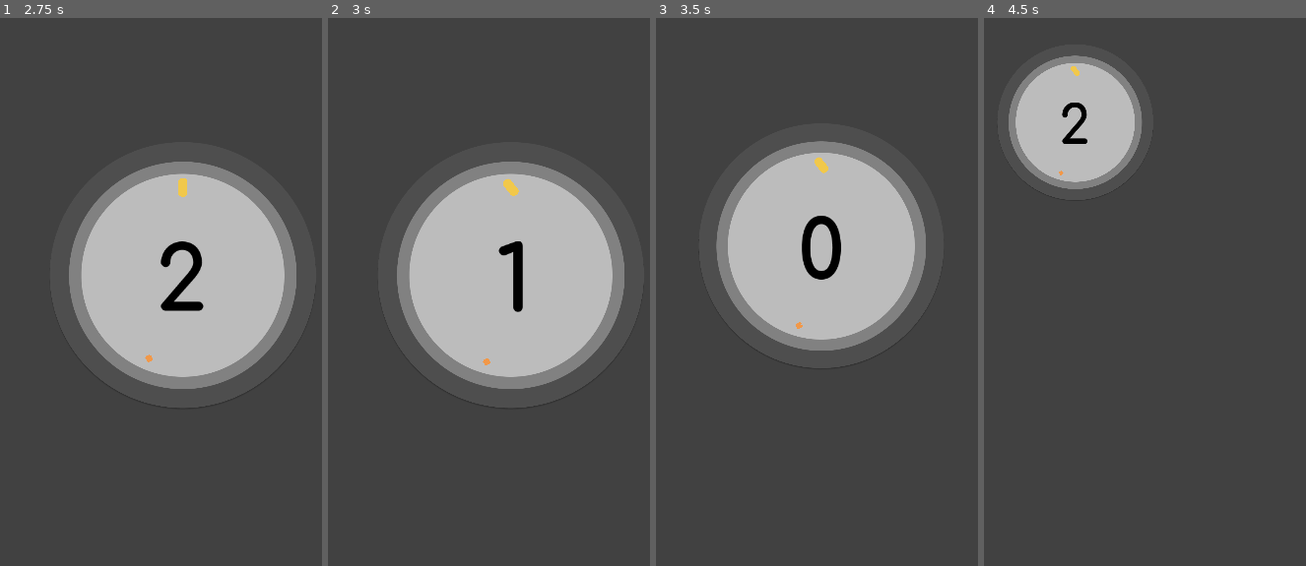
Above: before the commit, frames 1-4 (left to right).
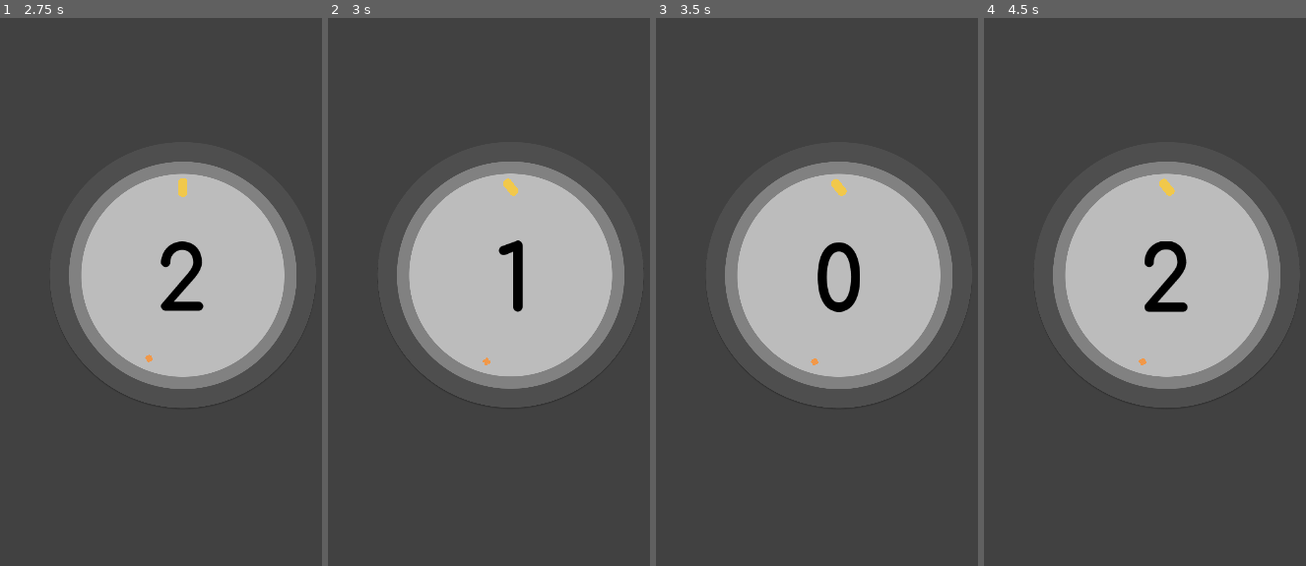
Above: after the commit, the same moments.

Repository: takecare/popthelock
Game: Godot game, scene res://scenes/Start.tscn
The game is run twice, just before and just after one commit, with the same random seed, the same clock (stepped at 60 frames per second) and the same inputs. The engine's default icon, where the game draws it, is replaced by a stand-in: a white triangle on a blue panel in a dark square.
Inputs (mouse positions are in pixels of both pictures, inside the frame that each line leads up to):
- Up to frame 1 (2.75 s): click (183, 538) at 0.5 s; tap Enter at 1.25 s; move the mouse to (280, 259) at 1.27 s; hold W 1.28-2.03 s; tap O at 1.35, 2.3 s; tap P at 1.55, 2.1 s; move the mouse to (93, 341) at 2.02 s; hold S from 2.03 s (still down)
- Up to frame 2 (3 s): move the mouse to (556, 127) at 2.77 s; release S at 2.78 s; hold W from 2.78 s (still down); click (556, 127) at 2.85 s
- Up to frame 3 (3.5 s): keep holding W; tap P at 3.05 s
- Up to frame 4 (4.5 s): move the mouse to (1145, 456) at 3.52 s; tap O at 3.6 s; tap Space at 4.25 s; move the mouse to (1299, 418) at 4.27 s; release W at 4.28 s; hold S from 4.28 s (still down); tap P at 4.35 s

Frame 1 is identical in both runs. In frame 2, 0.2% of the frame differs, in the area x 24-99%, y 26-72%; in frame 3, 14%; in frame 4, 31%, in the area x 7-93%, y 6-68%.

Commit message:
zoom out on target missed

Diff:
--- a/scripts/Button.gd
+++ b/scripts/Button.gd
@@ -2,15 +2,24 @@
 
 signal tapped(origin) # same as "pressed" but sends a reference to the button
 
+
 func _ready():
   connect("pressed", self, "_on_pressed")
+
 
 func _on_pressed():
   emit_signal("tapped", self)
 
+
 func fade_out():
   $AnimationPlayer.play("FadeOut")
+
 
 func _on_faded_out():
   disabled = true
   hide()
+
+
+func fade_in():
+  show()
+  $AnimationPlayer.play_backwards("FadeOut")
--- a/scripts/Camera.gd
+++ b/scripts/Camera.gd
@@ -2,17 +2,22 @@
 
 onready var animationPlayer: AnimationPlayer = $AnimationPlayer
 
+
 func _ready() -> void:
   pass
+
 
 func zoom_in() -> void:
   animationPlayer.play("ZoomIn")
 
+
 func _on_zoomed_in() -> void:
   # FIXME as we're playing the same animation ("ZoomIn") backwards when zooming
   # out, this callback gets called immediately (when zooming back out) -- this
-  # can be easily fixed with a flag (ugly tho)
+  # can be easily fixed with a flag that tracks if we just played the zoom in or
+  # zoom out animation (ugly tho)
   pass
+
 
 func zoom_out() -> void:
   animationPlayer.play_backwards("ZoomIn")
--- a/scripts/Main.gd
+++ b/scripts/Main.gd
@@ -37,6 +37,8 @@
 
 onready var score: Score = $Game/Score
 
+onready var start_button: FadeButton = $GUI/HBox/StartButton
+
 
 func _ready() -> void:
   target.set_position(
@@ -50,28 +52,32 @@
   score.set_score(count)
   randomize()
 
+
 func _process(delta: float) -> void:
   if should_crosshair_rotate:
     var angle = crosshair_speed * delta * crosshair_rotation_direction
     crosshair.increase_rotation_around_by(lock_center, angle)
 
+
 func _physics_process(_delta: float) -> void:
   pass
+
 
 func _on_Crosshair_target_hit() -> void:
   if !is_playing:
     return
-  print("[MAIN] HIT score="+str(score.get_score())+", count="+str(count)+", level="+str(level)+". in progress? "+str($Game/Score.in_progress)+". resting? "+str($Game/Score.mode == 0))
   if $Game/Score.in_progress:
     return
   decrease_count()
   if count == 0:
     increase_level()
 
+
 func decrease_count() -> void:
   count -= 1
   #var fastforward = true if count == 0 else false
   score.decrease()
+
 
 func increase_level() -> void:
   level += 1
@@ -85,25 +91,37 @@
   # TODO next angle has to place the target in the same direction as the xhair's movement
   target.increase_rotation_around_by(lock_center, deg2rad(randi() % 360))
 
+
 func _on_Crosshair_target_missed() -> void:
   if !is_playing:
     return
-  # TODO go to menu
+  back_to_()
   crosshair_speed = initial_speed
   level = 0
   count = progression[level]
   score.set_score(count)
   reset_target()
 
+
 func reset_target() -> void:
+  # TODO slowdown crosshair's movement instead of stopping outright
   should_crosshair_rotate = false
   target.reset()
+
 
 func _on_StartButton_tapped(origin: FadeButton) -> void:
   origin.fade_out()
   camera.zoom_in()
   is_playing = true
 
+
+func back_to_() -> void:
+  start_button.fade_in()
+  camera.zoom_out()
+  is_playing = false
+
+
+# debugging utilities
 func _unhandled_key_input(event: InputEventKey) -> void:
   if event.echo || event.pressed: return
   if event.scancode == KEY_Z:
@@ -114,6 +132,9 @@
     get_tree().set_input_as_handled()
   elif event.scancode == KEY_P:
     _on_StartButton_tapped($GUI/HBox/StartButton)
+    get_tree().set_input_as_handled()
+  elif event.scancode == KEY_O:
+    # TODO reverse starting animations
     get_tree().set_input_as_handled()
   elif event.scancode == KEY_H:
     _on_Crosshair_target_hit()
